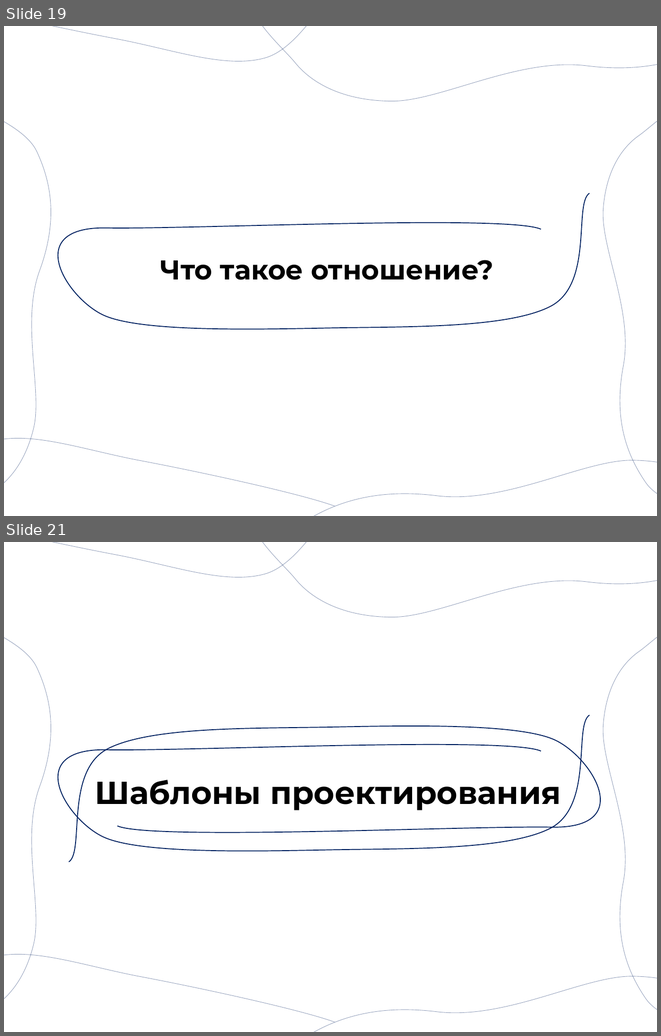
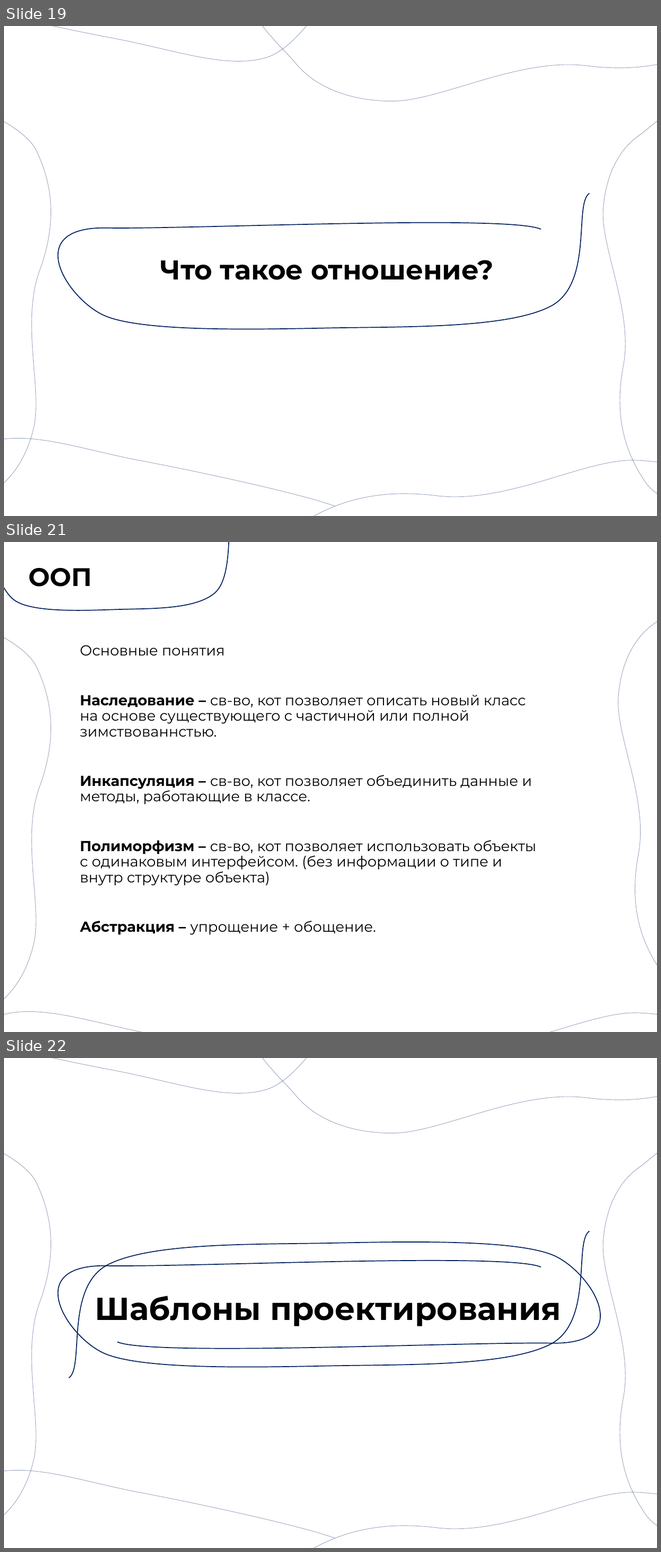
Before and after one commit to Danykrane/EU_code_c, a slide deck: 26 less/Теория/26 урок.pptx. Shown one above the other, each under a label of ours: slides 19 and 21 before the commit, slides 19, 21 and 22 after it; the slides between them are not shown. The pictures are 661x1036 and 661x1552 pixels, drawn with LibreOffice and Linux fonts; fonts in the diff are those of the drawing. Boxes give left, top, right and bottom in pixels: in the first picture for what was removed or moved away, otherwise in the second. Text is boxed around its words. In the diff, an @@ line names an element or a change of style, - is before the commit and + after.

```diff
--- a/26 less/Теория/26 урок.pptx
+++ b/26 less/Теория/26 урок.pptx
@@ slide 21 added at bbox=[4, 542, 657, 1032], background #FFFFFF @@
@@ freeform shape added at bbox=[4, 542, 232, 610], outline #002060 1 pt @@
@@ title added at bbox=[28, 568, 91, 587], 28 pt, text #000000, bold @@
+ООП
@@ freeform shape added at bbox=[618, 591, 657, 1016], outline #002060 0.5 pt @@
@@ freeform shape added at bbox=[4, 608, 86, 1032], outline #002060 0.5 pt @@
@@ text added at bbox=[80, 645, 537, 935], 16 pt, text #000000 @@
+Основные понятия
+Наследование – св-во, кот позволяет описать новый класс на основе существующего с частичной или полной зимствованнстью.
+Инкапсуляция – св-во, кот позволяет объединить данные и методы, работающие в классе.
+Полиморфизм – св-во, кот позволяет использовать объекты с одинаковым интерфейсом. (без информации о типе и внутр структуре объекта)
+Абстракция – упрощение + обощение.
@@ freeform shape added at bbox=[4, 955, 345, 1032], outline #002060 0.5 pt @@
@@ freeform shape added at bbox=[233, 1005, 657, 1032], outline #002060 0.5 pt @@
@@ what was slide 21 is now slide 22 @@
```
Also in this commit, not shown: 1 slide changed, 8 other files.
